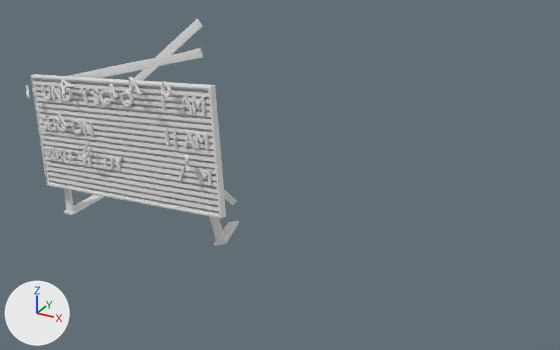
The FBX model Assets/Resources/3DAssets/Structures/ChruchSign-M00A.fbx, before and after one commit.
Both versions are drawn from a camera (50 mm lens) standing at (22.7, -26.1, 18.0) and looking at (7.7, 1.1, 4.4). The lights are fixed; the arrows at lower left show +X, +Y and +Z. Where no turn or scale is listed for an object, it has been applied to the vertices.

The first picture shows 'Chruchsign.002'.
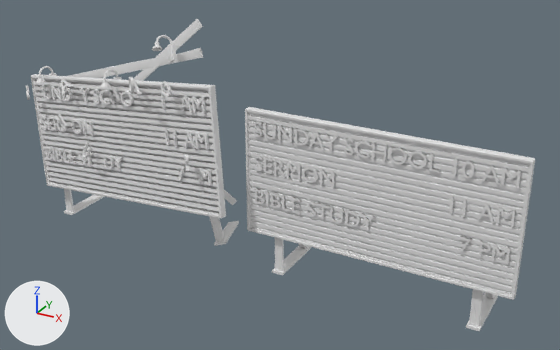
Commit message: Chruch sign update

Location of each change, (x1, y1, x2, y2) in pixels of the pictures (560 x 350 px; the box of a moved part takes in the faces that stretch with it):
'Chruchsign.001', added: after (245, 107, 535, 331)
part 1 of me_cube_006, added: after (36, 66, 57, 83)
part 2 of me_cube_006, added: after (100, 69, 122, 87)
part 3 of me_cube_006, added: after (152, 35, 177, 63)
part 4 of me_cube_006, moved or reshaped: before (107, 83, 117, 101); after (107, 87, 121, 104)

Patch to the scene script:
```diff
--- a/Assets/Resources/3DAssets/Structures/ChruchSign-M00A.fbx.py
+++ b/Assets/Resources/3DAssets/Structures/ChruchSign-M00A.fbx.py
@@ me_cube_006 @@
 # verts and faces of me_cube_006; kept vertices keep their numbers, new ones are numbered from 2277
-me_cube_006.from_pydata(...)  # 2277 vertices, 2909 faces; spans x -6.09..6.24, y -2.89..1.92, z -0.07..10.6
+me_cube_006.from_pydata(...)  # 3117 vertices, 3725 faces; spans x -6.09..6.24, y -2.89..1.92, z -0.07..10.6
+# me_cube_006 part 1: a new loose piece of 280 vertices spanning x -5.12..-4.59, y -1.4..-0.28, z 6.6..7.77
+# me_cube_006 part 2: a new loose piece of 280 vertices spanning x -0.58..-0.06, y -1.92..-0.8, z 7.19..8.36
+# me_cube_006 part 3: a new loose piece of 280 vertices spanning x 2.38..3.19, y -1.77..-0.68, z 9.06..10.2
+# me_cube_006 part 4
+verts[447] = (0.1, -1.63, 7.3)  # moved, pixel (115, 95)
+verts[448] = (-0.22, -1.56, 7.12)  # moved, pixel (110, 97)
+verts[449] = (-0.08, -1.57, 6.87)  # moved, pixel (113, 103)
+verts[450] = (-0.16, -1.55, 6.82)  # moved, pixel (112, 104)
+verts[451] = (-0.48, -1.52, 7.41)  # moved, pixel (106, 90)
+verts[452] = (-0.4, -1.54, 7.45)  # moved, pixel (107, 90)
+verts[453] = (-0.26, -1.55, 7.2)  # moved, pixel (110, 96)
+verts[454] = (0.06, -1.63, 7.38)  # moved, pixel (114, 93)
+verts[455] = (0.32, -1.67, 7.09)  # moved, pixel (118, 100)
+verts[878] = (0.26, -1.54, 7.05)  # moved, pixel (119, 100)
+verts[879] = (0.12, -1.52, 7.31)  # moved, pixel (117, 94)
+verts[880] = (-0.2, -1.44, 7.13)  # moved, pixel (113, 97)
+verts[881] = (-0.06, -1.46, 6.87)  # moved, pixel (115, 103)
+verts[882] = (-0.46, -1.4, 7.41)  # moved, pixel (108, 90)
+verts[883] = (-0.38, -1.42, 7.46)  # moved, pixel (109, 89)
+verts[884] = (-0.24, -1.44, 7.2)  # moved, pixel (112, 95)
+verts[885] = (0.08, -1.51, 7.38)  # moved, pixel (116, 93)
+verts[886] = (-0.06, -1.5, 7.64)  # moved, pixel (113, 87)
+verts[887] = (0.02, -1.52, 7.68)  # moved, pixel (114, 86)
+verts[1190] = (0.24, -1.65, 7.05)  # moved, pixel (117, 101)
+verts[1191] = (-0.14, -1.44, 6.83)  # moved, pixel (114, 103)
+verts[1192] = (-0.08, -1.61, 7.63)  # moved, pixel (111, 87)
+verts[1193] = (0.0, -1.63, 7.68)  # moved, pixel (112, 87)
+verts[1194] = (0.34, -1.55, 7.1)  # moved, pixel (120, 100)
 me_cube_006.materials.append(mat_wood)
@@ me_cube_006 @@
 me_cube_006.materials.append(mat_frameedge)
+me_cube_006.materials.append(mat_material)  # white #e7e7e7
+me_cube_006.materials.append(mat_material_002)  # white #e7e7e7
@@ ob_chruchsign_001 @@
+ob_chruchsign_001 = bpy.data.objects.new('Chruchsign.001', me_cube_005)  # 2245 vertices, 2877 faces; spans x -5.9..5.9, y -1.08..1.92, z -0.07..7.57; in mat_material_001 (white #e7e7e7)
+ob_chruchsign_001.location = (12.46, 1.2, 0.0)
```
